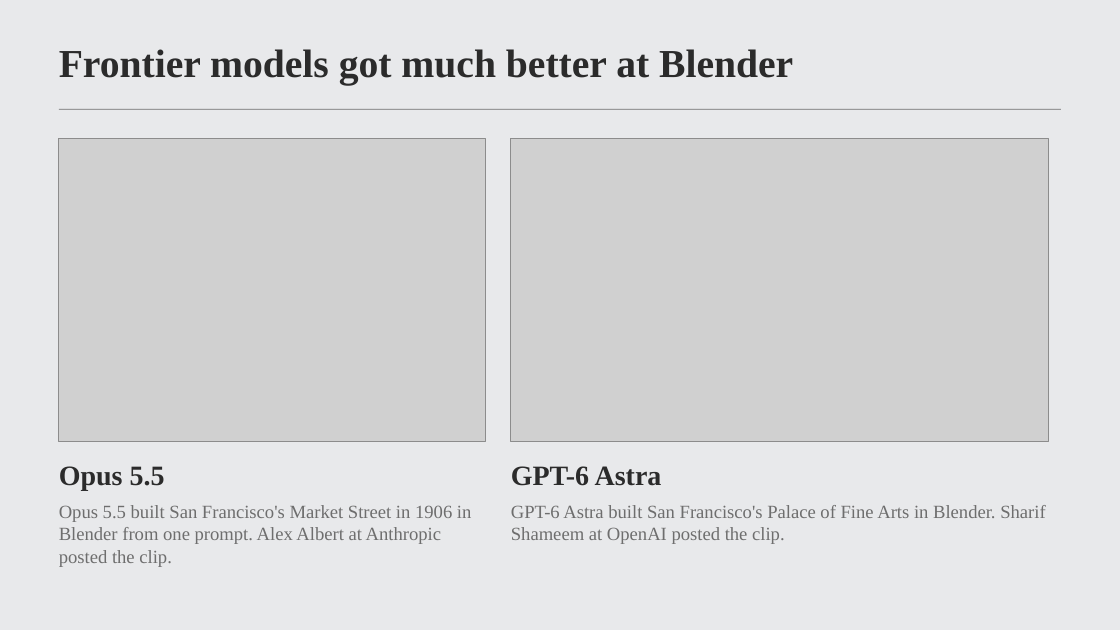
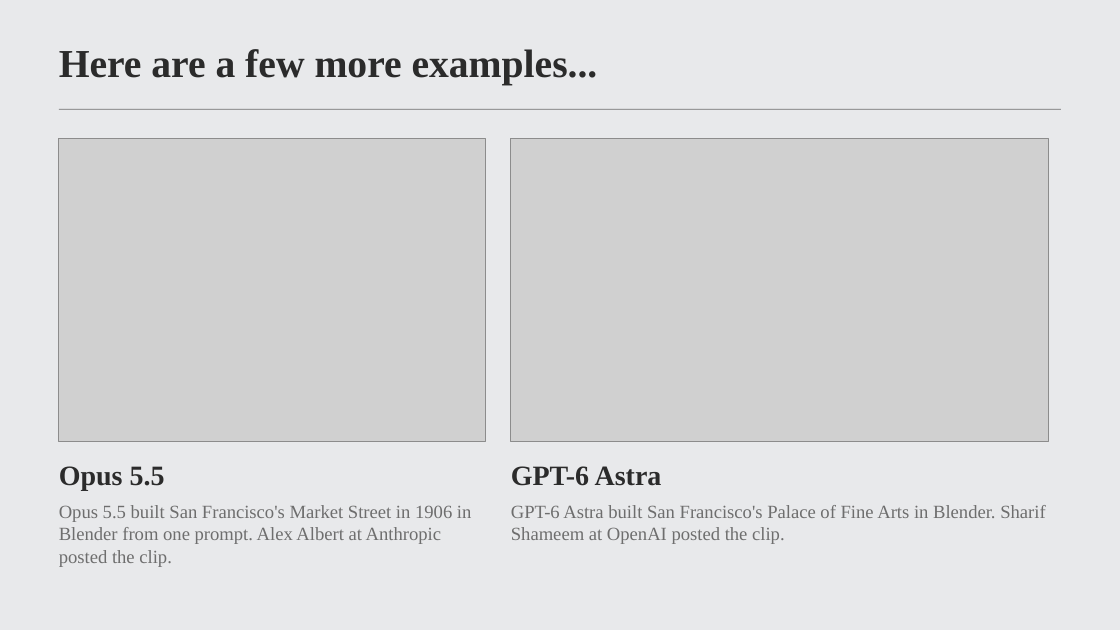
Before and after one commit to MrNaakka/bidy2, a slide deck: slide 3 of docs/framehunt-pitch-short.pptx (slide 2 before the commit). Drawn at 1120x630 pixels with LibreOffice and Linux fonts; fonts in the diff are those of the drawing; grey boxes stand for pictures; background and template pictures are left out. Boxes give left, top, right and bottom in pixels: in the first picture for what was removed or moved away, otherwise in the second. Text is boxed around its words. In the diff, an @@ line names an element or a change of style, - is before the commit and + after.

```diff
--- a/docs/framehunt-pitch-short.pptx
+++ b/docs/framehunt-pitch-short.pptx
@@ title at (59,49,598,85): text changed @@
-Frontier models got much better at Blender
+Here are a few more examples...
```
Also in this commit, not shown: 1 other slide changed, 3 slides added, 2 slides removed.
